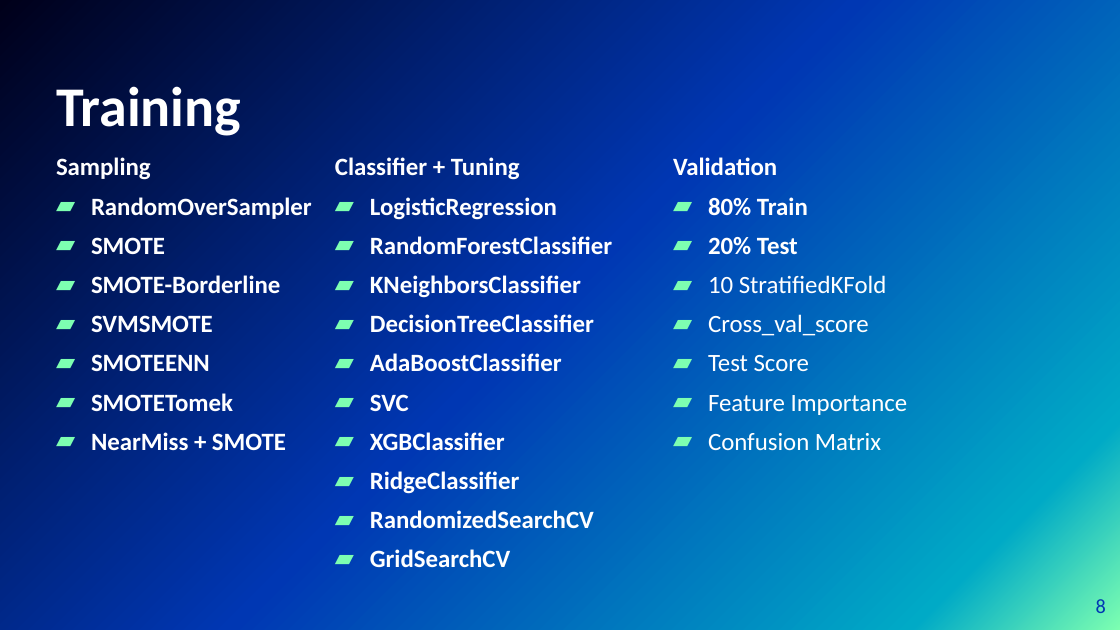
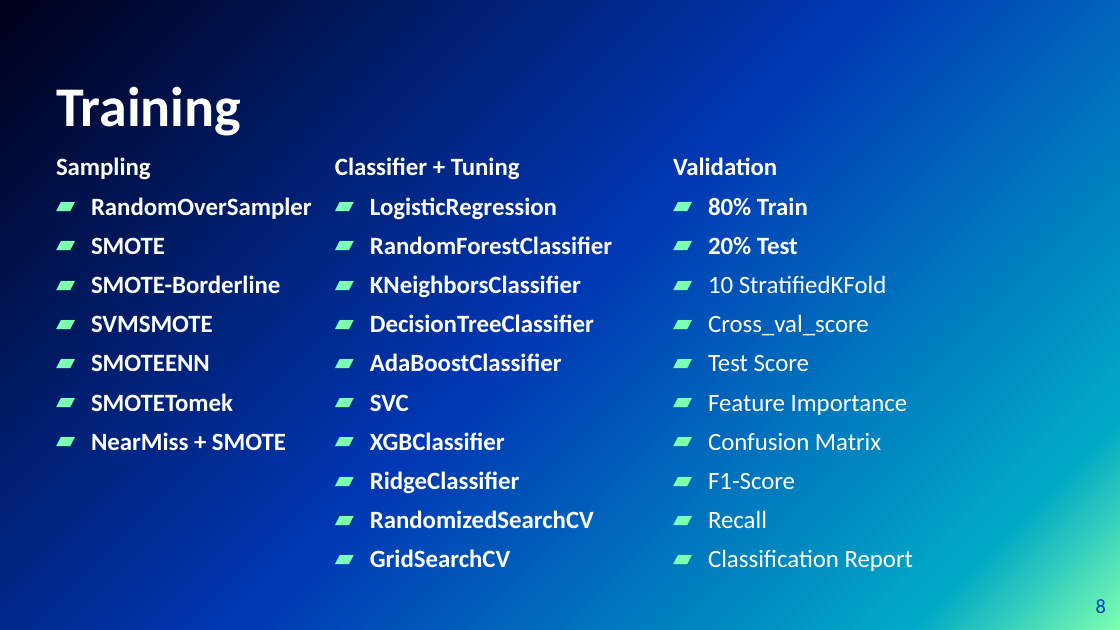
Before and after one commit to LuisPereira23/DAA-21-22, a slide deck: slide 8 of Half-Point_Presentation.pptx. Drawn at 1120x630 pixels with LibreOffice and Linux fonts; fonts in the diff are those of the drawing; background and template pictures are left out. Boxes give left, top, right and bottom in pixels: in the first picture for what was removed or moved away, otherwise in the second. Text is boxed around its words. In the diff, an @@ line names an element or a change of style, - is before the commit and + after.

```diff
--- a/Half-Point_Presentation.pptx
+++ b/Half-Point_Presentation.pptx
@@ text at (708,473,913,571): paragraphs added @@
+▰ F1-Score
+▰ Recall
+▰ Classification Report
```
Also in this commit, not shown: 2 other slides changed, 15 other files.
